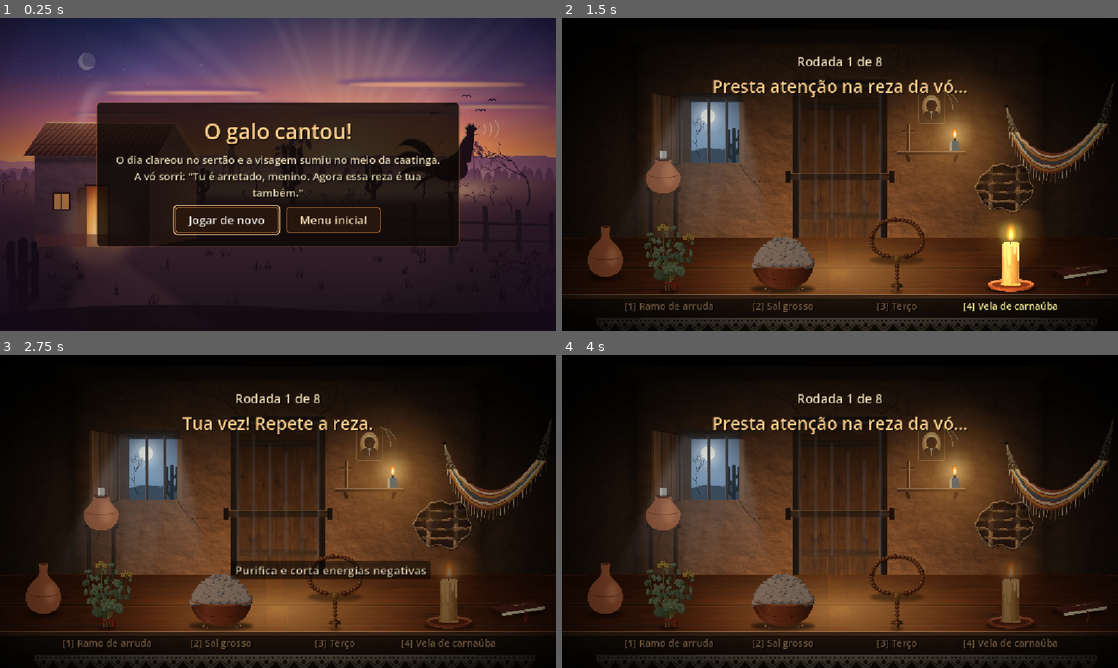
Above: before the commit, frames 1-4 (two rows, left to right).
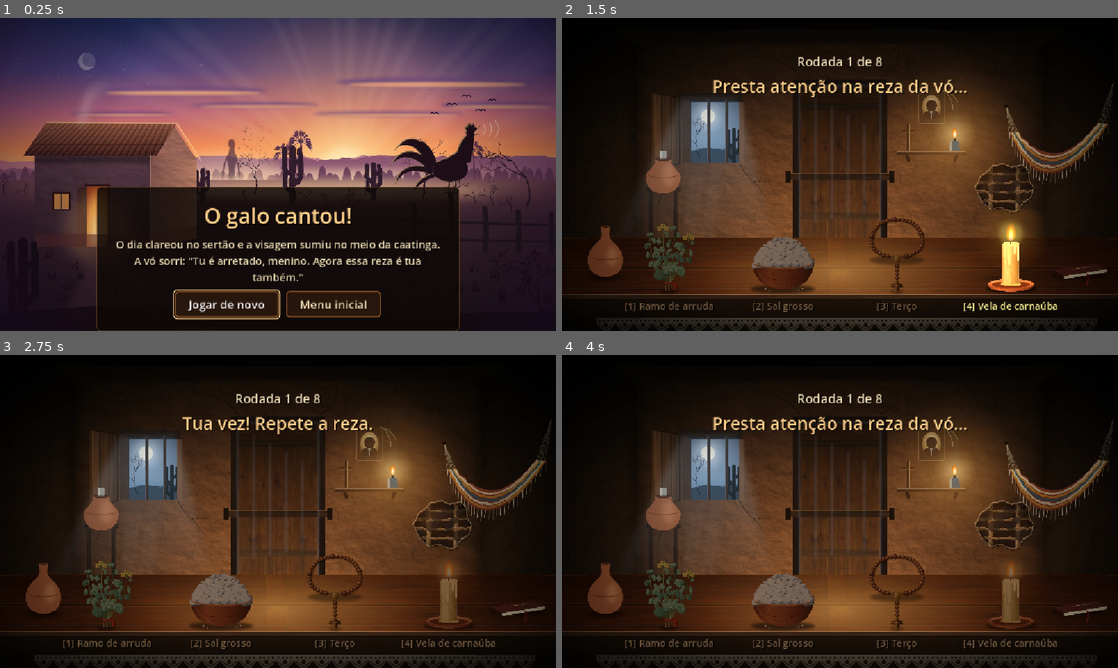
Above: after the commit, the same moments.

Repository: jheffersonsouza/reza-forte-jogo
Game: Godot game, scene res://scenes/victory.tscn
Same seed, same stepped clock (60 frames per second), same inputs: the game is played once before the commit and once after it. This scene is started directly instead of the project's main scene.
Inputs:
- Up to frame 1 (0.25 s): no input
- Up to frame 2 (1.5 s): click "Jogar de novo" at 0.5 s; tap Enter at 1.25 s
- Up to frame 3 (2.75 s): no input
- Up to frame 4 (4 s): click "[1] Ramo de arruda" at 2.75 s; click "Tentar de novo" at 3.5 s

The runs differ from the first frame. In frame 1, 28% of the frame differs, in the area x 17-83%, y 26-100%; in frame 2, nothing differs; in frame 3, 1.9%; in frame 4, nothing differs.

Commit message:
feat(victory): move the dialog to the bottom so the dawn shows

Diff:
--- a/scenes/victory.tscn
+++ b/scenes/victory.tscn
@@ -25,9 +25,11 @@
 
 [node name="Center" type="CenterContainer" parent="."]
 layout_mode = 1
-anchors_preset = 15
+anchors_preset = 12
+anchor_top = 1.0
 anchor_right = 1.0
 anchor_bottom = 1.0
+offset_top = -210.0
 grow_horizontal = 2
 grow_vertical = 0
 
